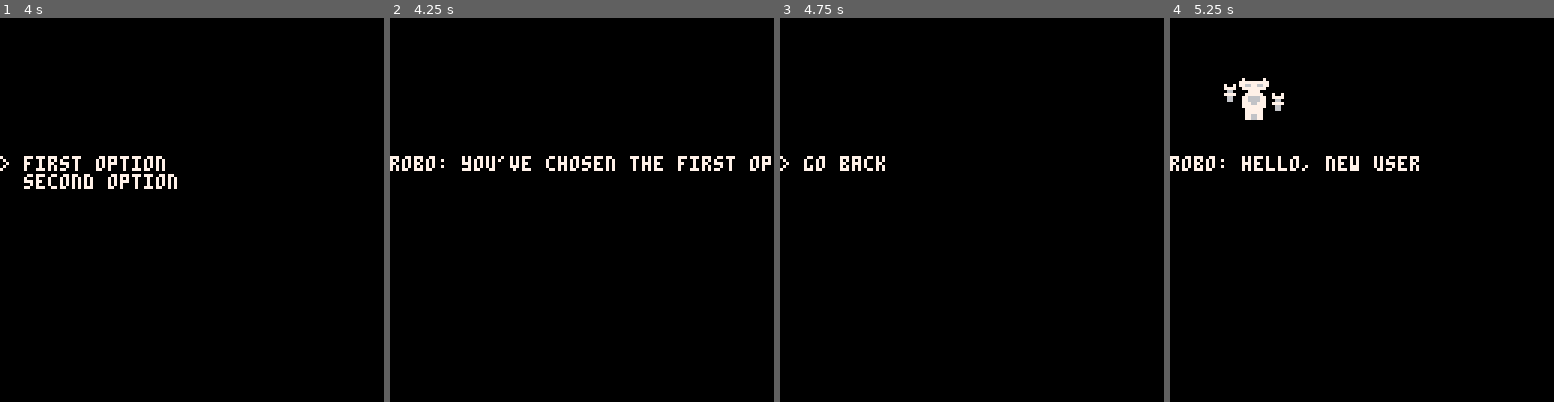
Above: before the commit, frames 1-4 (left to right).
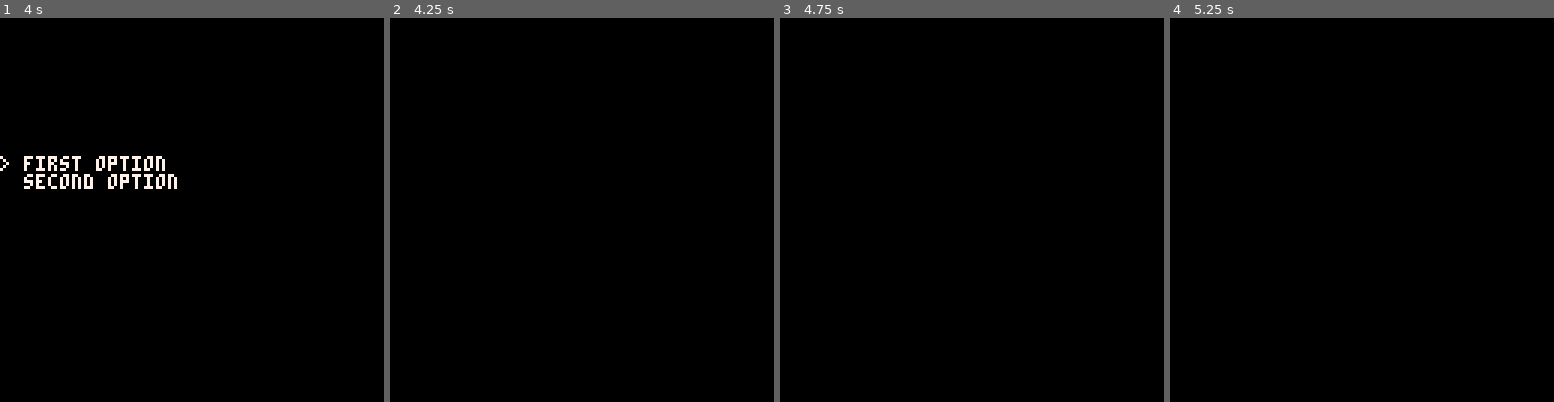
Above: after the commit, the same moments.

Repository: thirdtruck/picodateo
Game: PICO-8 cartridge picodateo.p8
The game is run twice, just before and just after one commit, with the same random seed, the same clock (stepped at 60 frames per second) and the same inputs.
Inputs:
- Up to frame 1 (4 s): tap X (X key) at 0.33, 1.07, 1.85, 2.97 s; tap O (Z key) at 0.7, 1.7, 2.1, 2.5, 2.9, 3.3, 3.7 s; hold Right 1.6-2.1 s; hold Up 2.15-2.42 s; hold Right 2.47-3.03 s; hold Left 3.08-3.58 s; hold Down 3.63-3.97 s
- Up to frame 2 (4.25 s): hold Right from 4.02 s (still down); tap X (X key) at 4.08 s; tap O (Z key) at 4.1 s
- Up to frame 3 (4.75 s): tap O (Z key) at 4.5 s; release Right at 4.68 s; hold Up from 4.73 s (still down)
- Up to frame 4 (5.25 s): tap O (Z key) at 4.9 s; release Up at 5.03 s; hold Left from 5.08 s (still down); tap X (X key) at 5.2 s

Frame 1 is identical in both runs. In frame 2, 1.5% of the frame differs, in the area x 0-100%, y 35-40%; in frame 3, 0.4%; in frame 4, 1.8%, in the area x 0-65%, y 15-40%.

Commit message:
WIP: Start on "if" conditional. Will need a command stack.

Diff:
--- a/picodateo.p8
+++ b/picodateo.p8
@@ -44,7 +44,7 @@
   }
 }
 
-scenes={init={{type="assignment",variable="c1",value=0},{typ …(675 unchanged characters)… {type="increment",variable="c1"},{type="speech",speaker="robo",text="you've chosen the first option"},{type="choice",options={{text="go back …(202 unchanged characters)…
+scenes={init={{type="assignment",variable="c1",value=0},{typ …(675 unchanged characters)… {type="increment",variable="c1"},{type="if",variable="c1",operator="=",value=0,commands={type="speech",speaker="robo",text="you've chosen the first option"}},{type="if",variable="c1",operator=">",value=0,commands={type="speech",speaker="robo",text="the first option again?"}},{type="choice",options={{text="go back …(202 unchanged characters)…
 
 function _init()
   variables = {}
@@ -68,61 +68,87 @@
 end
 
 function script_update(script)
-  if (current_command.type == "choice") then
+  current_command = run_command(current_command)
+end
+
+function run_command(command)
+  if (command.type == "choice") then
     if (btnp(key.up)) current_option -= 1
     if (btnp(key.down)) current_option += 1
 
     -- wrap around
-    if (current_option > #(current_command.options)) then
+    if (current_option > #(command.options)) then
       current_option = 1
     elseif (current_option < 1) then
-      current_option = #(current_command.options)
+      current_option = #(command.options)
     end
 
     if (btnp(key.a)) then
       current_command_index = 1
-      current_scene = scenes[current_command.options[current_option].go_to]
-      current_command = current_scene[current_command_index]
+      current_scene = scenes[command.options[current_option].go_to]
+      command = current_scene[current_command_index]
       current_option = 1
     end
-  elseif (current_command.type == "stage_direction") then
-    if (current_command.instructions == "show") then
-      current_avatar = avatars[current_command.actor]
-    end
-    if (current_command.instructions == "hide") then
+  elseif (command.type == "stage_direction") then
+    if (command.instructions == "show") then
+      current_avatar = avatars[command.actor]
+    end
+    if (command.instructions == "hide") then
       current_avatar = nil
     end
     -- assumption: all stage directions should immediately be followed by the next command
     current_command_index += 1
-    current_command = current_scene[current_command_index]
-  elseif (current_command.type == "assignment") then
-    variables[current_command.variable] = current_command.value
+    command = current_scene[current_command_index]
+  elseif (command.type == "assignment") then
+    variables[command.variable] = command.value
 
     current_command_index += 1
-    current_command = current_scene[current_command_index]
-  elseif (current_command.type == "increment") then
-    variables[current_command.variable] += 1
+    command = current_scene[current_command_index]
+  elseif (command.type == "increment") then
+    variables[command.variable] += 1
 
     current_command_index += 1
-    current_command = current_scene[current_command_index]
-  elseif (current_command.type == "decrement") then
-    variables[current_command.variable] -= 1
+    command = current_scene[current_command_index]
+  elseif (command.type == "decrement") then
+    variables[command.variable] -= 1
 
     current_command_index += 1
-    current_command = current_scene[current_command_index]
+    command = current_scene[current_command_index]
+  elseif (command.type == "if") then
+    local op = command.operator
+    local left = variables[command.variable]
+    local right = command.value
+
+    local execute = false
+
+    if (op == "=") then
+      if (left == right) then execute = true end
+    elseif (op == "<") then
+      if (left < right) then execute = true end
+    elseif (op == "<=") then
+      if (left <= right) then execute = true end
+    elseif (op == ">") then
+      if (left > right) then execute = true end
+    elseif (op == ">=") then
+      if (left >= right) then execute = true end
+    elseif (op == "!=") then
+      if (left ~= right) then execute = true end
+    end
   else
     if (btnp(key.a)) then
-      if (current_command.go_to) then
+      if (command.go_to) then
         current_command_index = 1
-        current_scene = scenes[current_command.go_to]
-        current_command = current_scene[current_command_index]
+        current_scene = scenes[command.go_to]
+        command = current_scene[current_command_index]
       else
         current_command_index += 1
-        current_command = current_scene[current_command_index]
+        command = current_scene[current_command_index]
       end
       current_option = 1
     end
   end
+
+  return command
 end
 
 function hands_update(hands)
Not shown, changed: bin/export.rb
Not shown, changed: game/scripts/main.dateo
